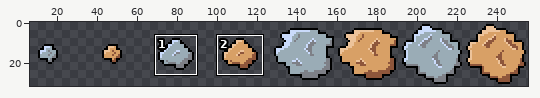
A sprite sheet gets an edit: assets/enemies/asteroid.png. Above: a wide view before the commit, with the close-up outlined.
Close-up. Old version:
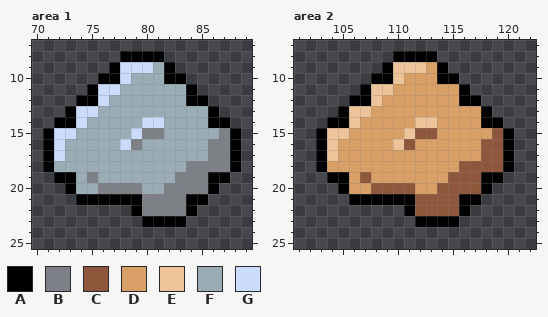
The file is 256x32 pixels. Colours within 5 levels of each other are drawn and written as one. Shown: area 1: x 70..89, y 7..25; area 2: x 101..122, y 7..25. The wide view leaves out empty margins. The commit also changed other parts of the picture, which this record leaves out.
Palette (. is transparent): A #000000  B #7e8087  C #8e563b  D #d8a066  E #edc39a  F #9aacb6  G #cadbfb
Pixels before, area 1, first column x 71:
 8 .......AAAA.......
 9 ......AGGGFA......
10 .....AAGFFFAA.....
11 ....AGGFFFFFFA....
12 ...AAGFFFFFFFAA...
13 ..AGGFFFFFFFFFFA..
14 .AAGFFFFFGGFFFFAA.
15 AGGFFFFFGBBFFFFFBA
16 AGFFFFFGBFFFFFFBBA
17 AGFFFFFFFFFFFFFBBA
18 AFFFFFFFFFFFFBBBBA
19 .AAFBFFFFFFFBBBAA.
20 ..AFFBBBBFFBBBBA..
21 ...AAAAAABBBBAA...
22 ........ABBBBA....
23 .........AAAA.....
Pixels before, area 2, first column x 103:
 8 .......AAAA.......
 9 ......AEEEDA......
10 .....AAEDDDAA.....
11 ....AEEDDDDDDA....
12 ...AAEDDDDDDDAA...
13 ..AEEDDDDDDDDDDA..
14 .AAEDDDDDEEDDDDAA.
15 AEEDDDDDECCDDDDDCA
16 AEDDDDDECDDDDDDCCA
17 AEDDDDDDDDDDDDDCCA
18 ADDDDDDDDDDDDCCCCA
19 .AADCDDDDDDDCCCAA.
20 ..ADDCCCCDDCCCCA..
21 ...AAAAAACCCCAA...
22 ........ACCCCA....
23 .........AAAA.....
New version:
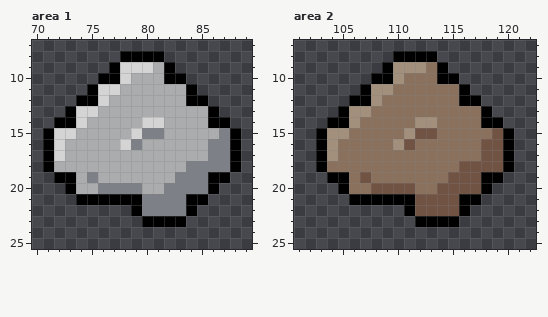
Edits made:
colour C: #8e563b -> #715344
colour D: #d8a066 -> #8a715e
colour E: #edc39a -> #a3907c
colour F: #9aacb6 -> #abacae
colour G: #cadbfb -> #d4d4d4
Where, in picture pixels (left, top, right, bottom), the same in both close-ups:
changed: (54, 62, 219, 194)
changed: (327, 62, 503, 216)
